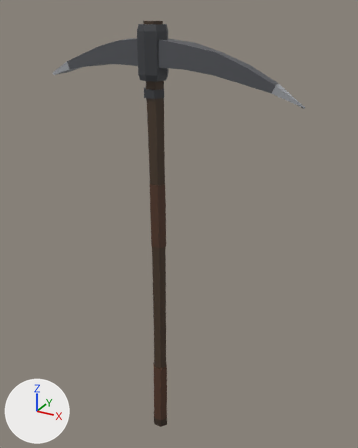
Two versions of the Blender file art/kit/items/item.pick/item.pick.blend, one commit apart.
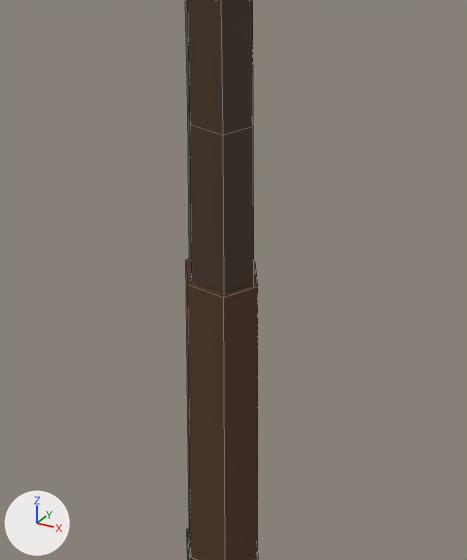
The first picture shows the older version from a camera (50 mm lens) standing at (0.471, -0.764, 0.908) and looking at (0.032, 0.034, 0.508). The close-ups show the older and then the newer version on the part from 33% to 57% of the width and 70% to 93% of the height of that picture. Only the edits that show in the close-ups are written down. Arrows for +X, +Y and +Z are at lower left; the lights stay in place. The close-ups show mesh edges as thin lines.

The scene before the commit, as lines of its bpy script (objects in view):
```python
me_pick = bpy.data.meshes.new('pick')
me_pick.from_pydata(...)  # 170 vertices, 140 faces; spans x -0.211..0.27, y -0.027..0.027, z 0.0..0.885
me_pick.materials.append(mat_palette)  # picture img_palette_png
ob_pick = bpy.data.objects.new('pick', me_pick)
ob_pick.location = (0.0, 0.0, 0.0)
```
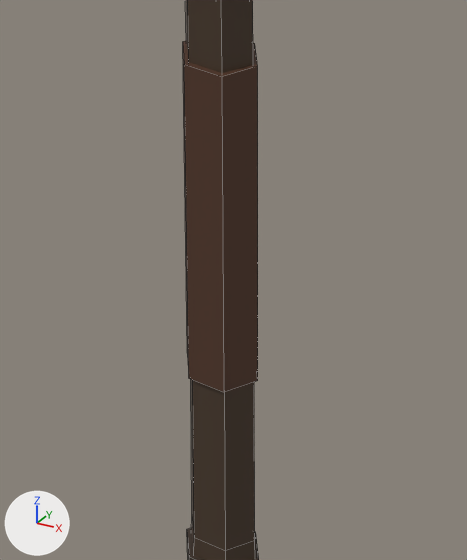
What differs and where, as boxes [x1, y1, x2, y2] in the close-ups (467 x 560 px; the box of a moved part takes in the faces that stretch with it):
```json
{"object": "pick", "change": "reshaped", "before": [185, 0, 259, 560], "after": [183, 0, 259, 560]}
{"part": 1, "of": "me_pick", "change": "moved or reshaped", "before": [186, 259, 258, 560], "after": [183, 41, 258, 393]}
```

The change, as JSON lines over the scene's bpy script:
```json
{"block": "me_pick", "where": "me_pick.from_pydata(...)  # 170 vertices, 140 faces; spans x -0.211..0.27, y -0.027..0.027, z 0.0..0.885"}
{"block": "me_pick", "where": "# used by ob_pick; location = (0.0, 0.0, 0.0)"}
{"block": "me_pick", "change": "me_pick part 1: the loose piece of 12 vertices spanning x -0.017..0.02, y -0.013..0.013, z 0.02..0.17 is scaled about its middle by (0.999, 1, 1.07), then moved by (0.001, 0.0, 0.105)"}
```
